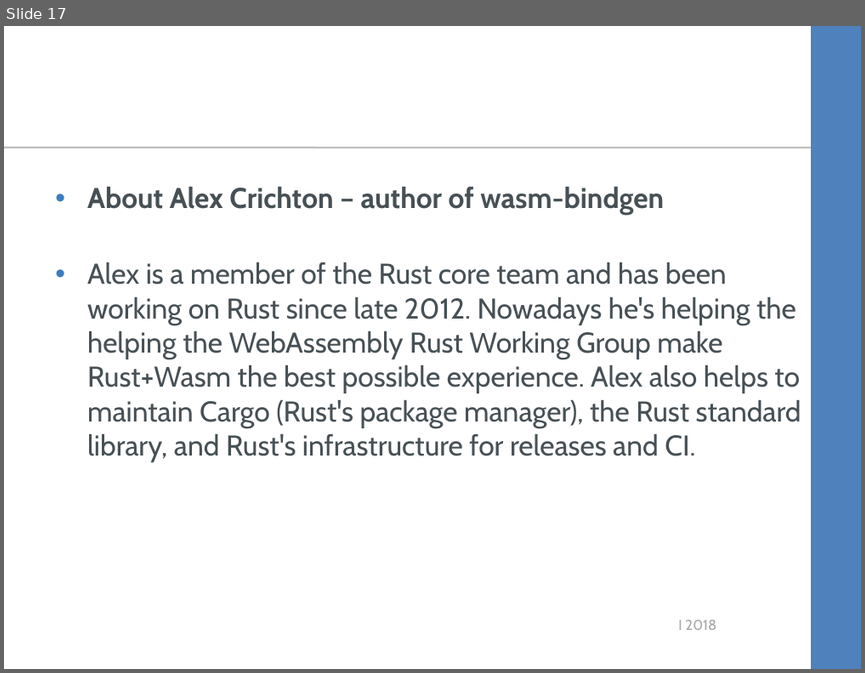
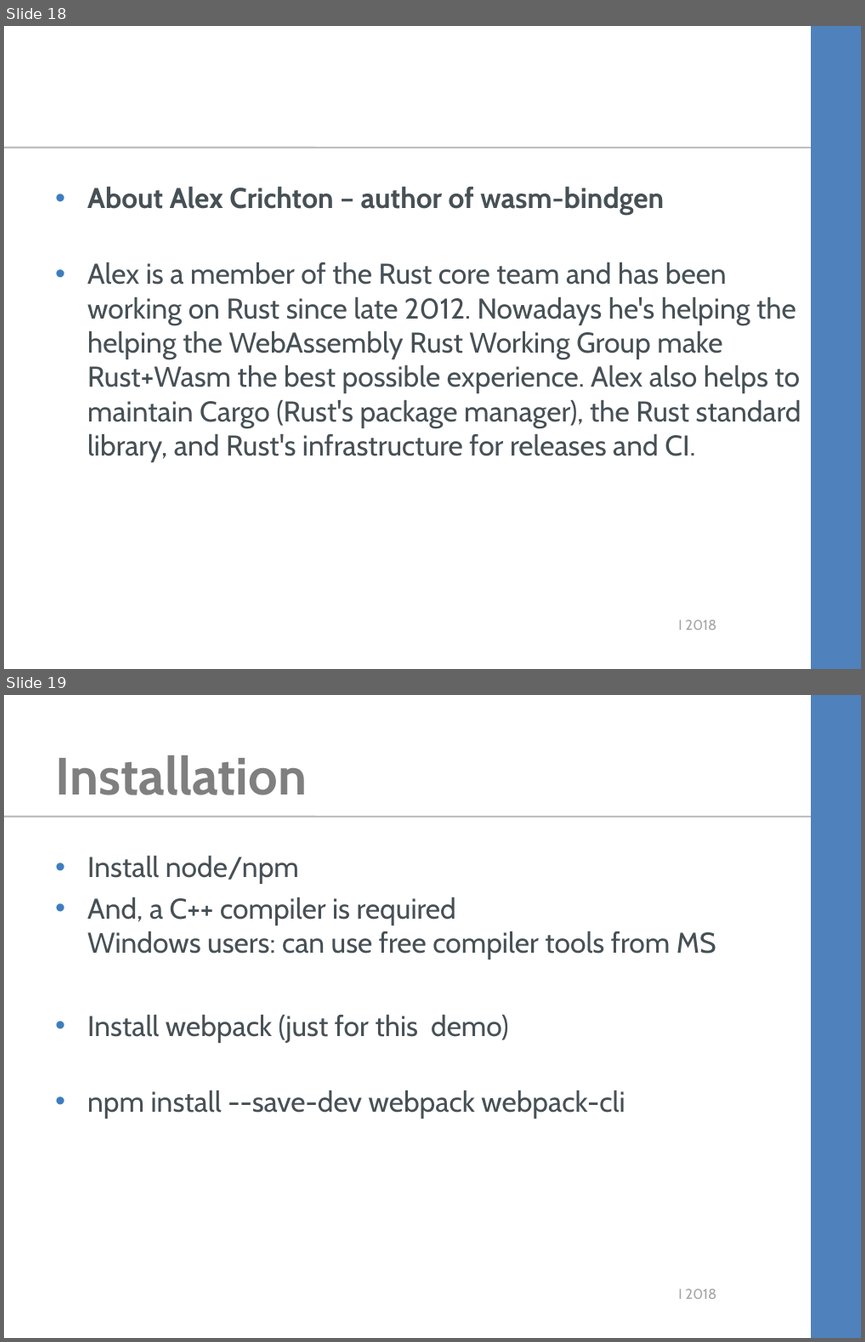
Before and after one commit to kimtuck/WebAssembly, a slide deck: webassembly.ppt. Shown one above the other, each under a label of ours: slide 17 before the commit, slides 18 and 19 after it. The pictures are 865x673 and 865x1342 pixels, drawn with LibreOffice and Linux fonts; fonts in the diff are those of the drawing; background and template pictures are left out. Boxes give left, top, right and bottom in pixels: in the first picture for what was removed or moved away, otherwise in the second. Text is boxed around its words. In the diff, an @@ line names an element or a change of style, - is before the commit and + after.

```diff
--- a/webassembly.ppt
+++ b/webassembly.ppt
@@ slide 19 added at (4,695,861,1338), background #FFFFFF; not listed: 3 template elements that a slide beside it also shows @@
@@ title added at (55,755,307,795), 44 pt, text #7F7F7F, bold @@
+Installation
@@ text added at (87,856,716,1118), 24 pt, text #465055 @@
+• Install node/npm
+• And, a C++ compiler is required
+  Windows users: can use free compiler tools from MS
+• Install webpack (just for this demo)
+• npm install --save-dev webpack webpack-cli
@@ what was slide 17 is now slide 18 @@
```
Also in this commit, not shown: 3 other slides added, 8 other files.
